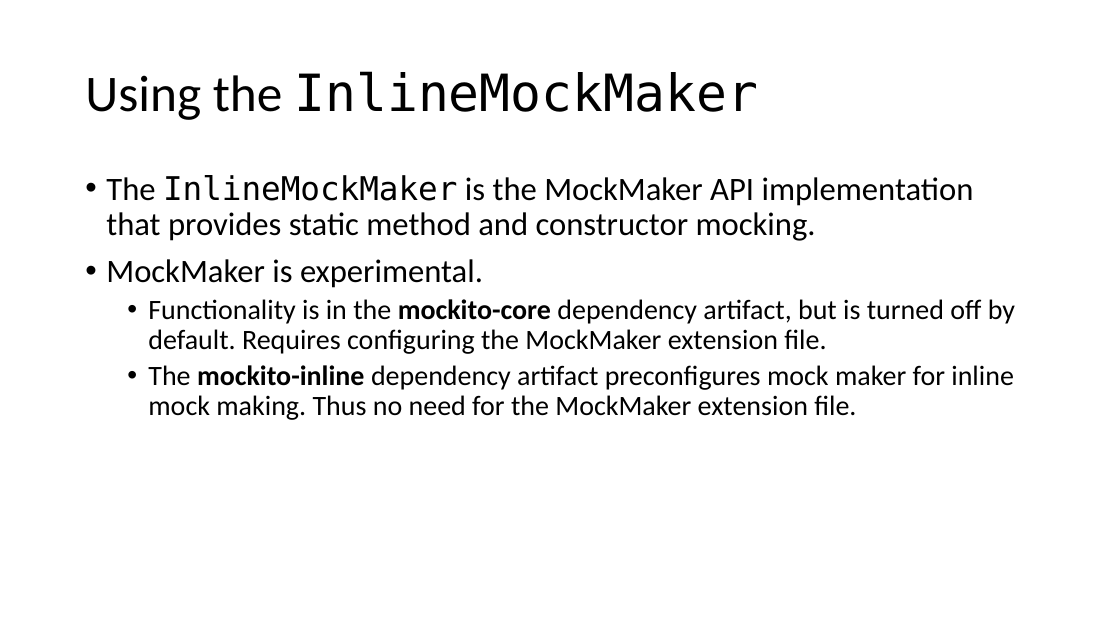
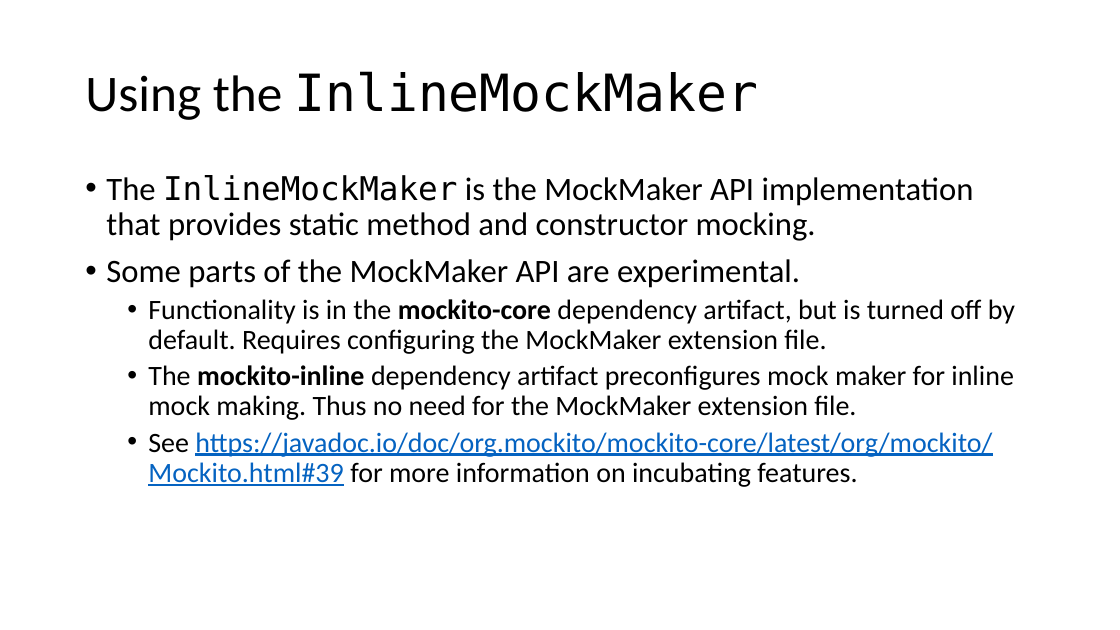
Before and after one commit to cebartling/test-driven, a slide deck: slide 16 of presentations/Introduction to Mockito.pptx (slide 15 before the commit). Drawn at 1120x630 pixels with LibreOffice and Linux fonts; fonts in the diff are those of the drawing. Boxes give left, top, right and bottom in pixels: in the first picture for what was removed or moved away, otherwise in the second. Text is boxed around its words. In the diff, an @@ line names an element or a change of style, - is before the commit and + after.

Commit message:
Introduction to Mockito presentation updates

```diff
--- a/presentations/Introduction to Mockito.pptx
+++ b/presentations/Introduction to Mockito.pptx
@@ text at bbox=[106, 259, 800, 288]: text changed @@
-• MockMaker is experimental.
+• Some parts of the MockMaker API are experimental.
@@ text at bbox=[148, 432, 992, 487]: paragraph added @@
+  • See https://javadoc.io/doc/org.mockito/mockito-core/latest/org/mockito/Mockito.html#39 for more information on incubating features.
```
Also in this commit, not shown: 2 other slides changed, 3 slides added, 2 slides removed.
